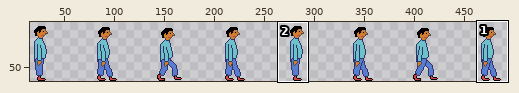
One commit to this sprite sheet: src/img/me.png. Above: a wide view before the commit, with the close-up outlined.
Close-up. The starting point:
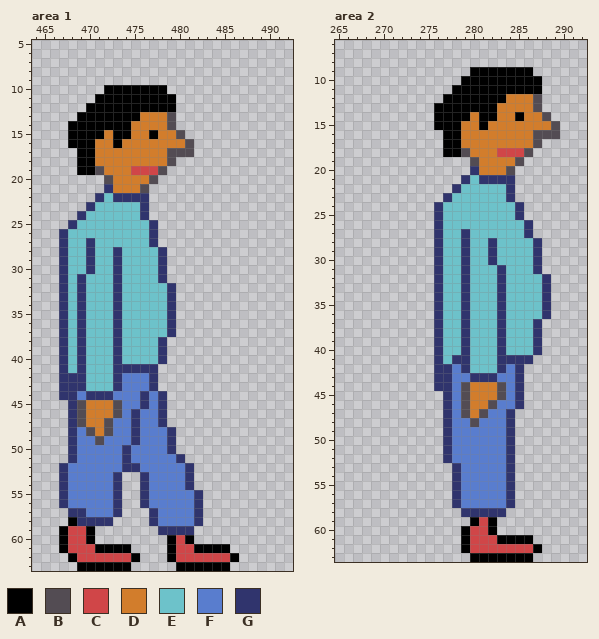
The file is 512x64 pixels. Colours within 5 levels of each other are drawn and written as one. Shown: area 1: x 464..492, y 5..63; area 2: x 265..292, y 6..63. The wide view leaves out empty margins. The commit also changed other parts of the picture, which this record leaves out.
Palette (. is transparent): A #000000  B #534c53  C #d04648  D #d27d2c  E #6dc2ca  F #597dce  G #30346d
Pixels before, area 1, first column x 467:
10 .....AAAAAAA........
11 ....AAAAAAAAA.......
12 ...AAAAAAAAAA.......
13 ..AAAAAAADDDB.......
14 .AAAAAAADDDDB.......
15 .AAAADAADDADDB......
16 .AAADDADDDDDDDB.....
17 ..AADDDDDDDDBBB.....
18 ..AADDDDDDDDB.......
19 ..AABDDDCCCB........
20 .....BDDDDB.........
21 .....GDDDB..........
22 ....GEGGGG..........
23 ...GEEEEEG..........
24 ..GEEEEEEG..........
25 .GEEEEEEEEG.........
26 GEEEEEEEEEG.........
27 GEEGEEEEEEG.........
28 GEEGEEGEEEEG........
29 GEEGEEGEEEEG........
30 GEEGEEGEEEEG........
31 GEGEEEGEEEEG........
32 GEGEEEGEEEEEG.......
33 GEGEEEGEEEEEG.......
34 GEGEEEGEEEEEG.......
35 GEGEEEGEEEEEG.......
36 GEGEEEGEEEEEG.......
37 GEGEEEGEEEEEG.......
38 GEGEEEGEEEEG........
39 GEGEEEGEEEEG........
40 GEGEEEGEEEEG........
41 GEGEEEGGGGG.........
42 GGGEEEGFFFG.........
43 GGGEEEGFFFG.........
44 GGFGGGFFFGFG........
45 .GBDDDBFFGFG........
46 .GBDDDBFGFFG........
47 .GBDDBFFGFFG........
48 .GFBDBFFGFFFG.......
49 .GFFBFFFGFFFG.......
50 .GFFFFFGFFFFG.......
51 .GFFFFFGFFFFFG......
52 GFFFFFFGGFFFFFG.....
53 GFFFFFG..GFFFFG.....
54 GFFFFFG..GFFFFG.....
55 GFFFFFG..GFFFFFG....
56 GFFFFFG..GFFFFFG....
57 .GGFFFG...GFFFFG....
58 .AGGGG....GFFFFG....
59 ACCA.......GGGG.....
60 ACCA........ACA.....
61 ACCCAAAA....ACCAAAA.
62 .ACCCCCCA...ACCCCCCA
63 ..AAAAAA.....AAAAAA.
Pixels before, area 2, first column x 276:
 9 ....AAAAAAA...
10 ...AAAAAAAAA..
11 ..AAAAAAAAAA..
12 .AAAAAAADDDB..
13 AAAAAAADDDDB..
14 AAAADAADDADDB.
15 AAADDADDDDDDDB
16 .AADDDDDDDDBBB
17 .AADDDDDDDDB..
18 .AABDDDCCCB...
19 ....BDDDDB....
20 ....GDDDB.....
21 ...GEGGGG.....
22 ..GEEEEEG.....
23 .GEEEEEEG.....
24 GEEEEEEEEG....
25 GEEEEEEEEG....
26 GEEEEEEEEEG...
27 GEEGEEEEEEG...
28 GEEGEEGEEEEG..
29 GEEGEEGEEEEG..
30 GEEGEEGEEEEG..
31 GEEGEEEGEEEG..
32 GEEGEEEGEEEEG.
33 GEEGEEEGEEEEG.
34 GEEGEEEGEEEEG.
35 GEEGEEEGEEEEG.
36 GEEGEEEGEEEEG.
37 GEEGEEEGEEEG..
38 GEEGEEEGEEEG..
39 GEEGEEEGEEEG..
40 GEEGEEEGEEEG..
41 GEGGEEEGGGG...
42 GGFGEEEGFG....
43 GGFFGGGFFG....
44 GGFBDDDBFG....
45 .GFBDDDBFG....
46 .GFBDDBFFG....
47 .GFBDBFFG.....
48 .GFFBFFFG.....
49 .GFFFFFFG.....
50 .GFFFFFFG.....
51 .GFFFFFFG.....
52 .GFFFFFFG.....
53 ..GFFFFFG.....
54 ..GFFFFFG.....
55 ..GFFFFFG.....
56 ..GFFFFFG.....
57 ..GFFFFFG.....
58 ...GGGGG......
59 ....ACA.......
60 ...ACCA.......
61 ...ACCCAAAA...
62 ...ACCCCCCCA..
63 ....AAAAAAA...
New version:
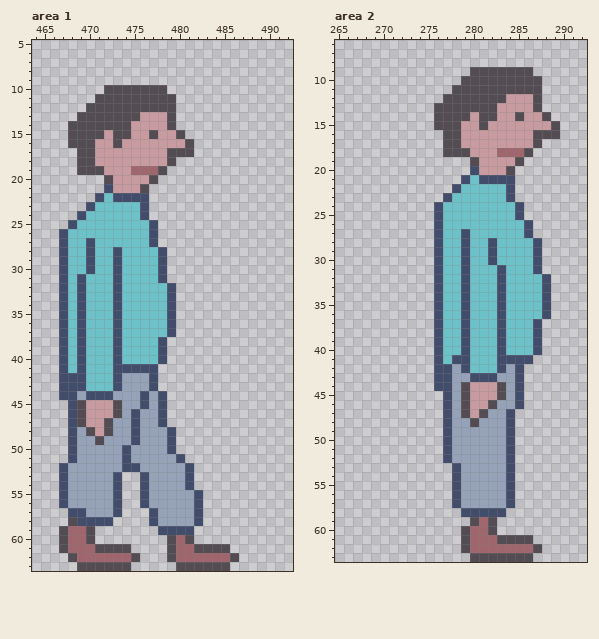
Change:
colour C: #d04648 -> #a0666d
colour D: #d27d2c -> #c79ba0
colour F: #597dce -> #95a2b8
colour G: #30346d -> #424c6b
Area 1:
y 10: x 472..478 AAAAAAA -> BBBBBBB
y 11: x 471..479 AAAAAAAAA -> BBBBBBBBB
y 12: x 470..479 AAAAAAAAAA -> BBBBBBBBBB
y 13: x 469..475 AAAAAAA -> BBBBBBB
y 14: x 468..474 AAAAAAA -> BBBBBBB
y 15: x 468..471 AAAA -> BBBB; x 473..474 AA -> BB; x 477 A -> B
y 16: x 468..470 AAA -> BBB; x 473 A -> B
y 17..19: x 469..470 AA -> BB
y 58: x 468 A -> B
y 59: x 467 A -> B; x 470 A -> B
y 60: x 467 A -> B; x 470 A -> B; x 479 A -> B; x 481 A -> B
y 61: x 467 A -> B; x 471..474 AAAA -> BBBB; x 479 A -> B; x 482..485 AAAA -> BBBB
y 62: x 468 A -> B; x 475 A -> B; x 479 A -> B; x 486 A -> B
y 63: x 469..474 AAAAAA -> BBBBBB; x 480..485 AAAAAA -> BBBBBB
Area 2:
y 9: x 280..286 AAAAAAA -> BBBBBBB
y 10: x 279..287 AAAAAAAAA -> BBBBBBBBB
y 11: x 278..287 AAAAAAAAAA -> BBBBBBBBBB
y 12: x 277..283 AAAAAAA -> BBBBBBB
y 13: x 276..282 AAAAAAA -> BBBBBBB
y 14: x 276..279 AAAA -> BBBB; x 281..282 AA -> BB; x 285 A -> B
y 15: x 276..278 AAA -> BBB; x 281 A -> B
y 16..18: x 277..278 AA -> BB
y 59: x 280 A -> B; x 282 A -> B
y 60: x 279 A -> B; x 282 A -> B
y 61: x 279 A -> B; x 283..286 AAAA -> BBBB
y 62: x 279 A -> B; x 287 A -> B
y 63: x 280..286 AAAAAAA -> BBBBBBB
Where, in picture pixels (left, top, right, bottom), the same in both close-ups:
changed: (59, 85, 239, 571)
changed: (434, 67, 551, 562)
